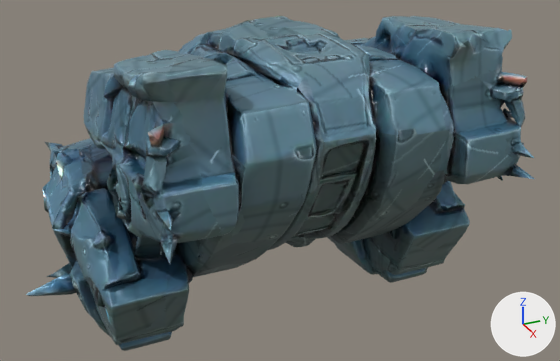
A saved change to the glTF model frontend/public/models/enemies/enemy_sentinel.glb.
Both versions are drawn from a 50 mm lens placed at (1.433, -0.58, 0.645), pointed at (0.045, 0.045, -0.049). Arrows for +X, +Y and +Z are at lower right; the lights stay in place. The first picture is the older version. Where no turn or scale is listed for an object, it has been applied to the vertices.

The first picture shows 'tripo_node_18d52221-2b01-4464-b5d3-672bba6a1833'.
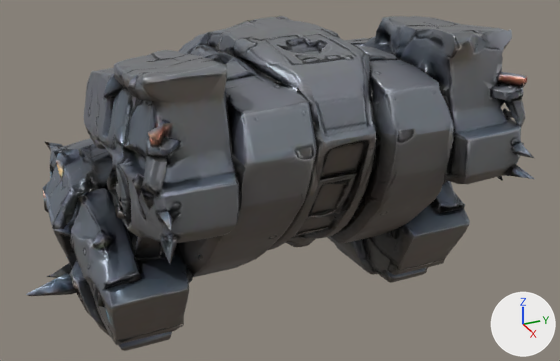
The newer file is also turned or shifted as a whole; pictures and numbers use the older file's frame.

Pixel boxes [x1, y1, x2, y2] of what changed, in the pictures (560 x 361 px):
'tripo_node_18d52221-2b01-4464-b5d3-672bba6a1833', surface changed: [26, 16, 534, 351] in both

Patch to the scene script:
```diff
--- a/frontend/public/models/enemies/enemy_sentinel.glb.py
+++ b/frontend/public/models/enemies/enemy_sentinel.glb.py
@@ img_sentinel_basecolor @@
+img_sentinel_basecolor = load_image('sentinel_basecolor', '_unpacked/sentinel_basecolor', 1024, 1024, 'sRGB')
@@ img_sentinel_rm @@
+img_sentinel_rm = load_image('sentinel_rm', '_unpacked/sentinel_rm', 1024, 1024, 'Non-Color')
@@ mat_tripo_mat_18d52221_2b01_4464_b5d3_672bba6a1833 @@
 mat_tripo_mat_18d52221_2b01_4464_b5d3_672bba6a1833 = bpy.data.materials.new('tripo_mat_18d52221-2b01-4464-b5d3-672bba6a1833')
-# nodes: BsdfPrincipled, NormalMap, OutputMaterial, SeparateColor, TexImage x4
+# nodes: BsdfPrincipled, NormalMap, OutputMaterial, SeparateColor, TexImage x3
+# uses the picture img_sentinel_basecolor
 # uses the picture img_sentinel_normal
-# uses the picture img_tripo_mat_18d52221_2b01_4464_b5d3_672bba6a1833_base3
-# uses the picture img_tripo_mat_18d52221_2b01_4464_b5d3_672bba6a1833_emiss3
-# uses the picture img_tripo_mat_18d52221_2b01_4464_b5d3_672bba6a1833_rm3
+# uses the picture img_sentinel_rm
```
